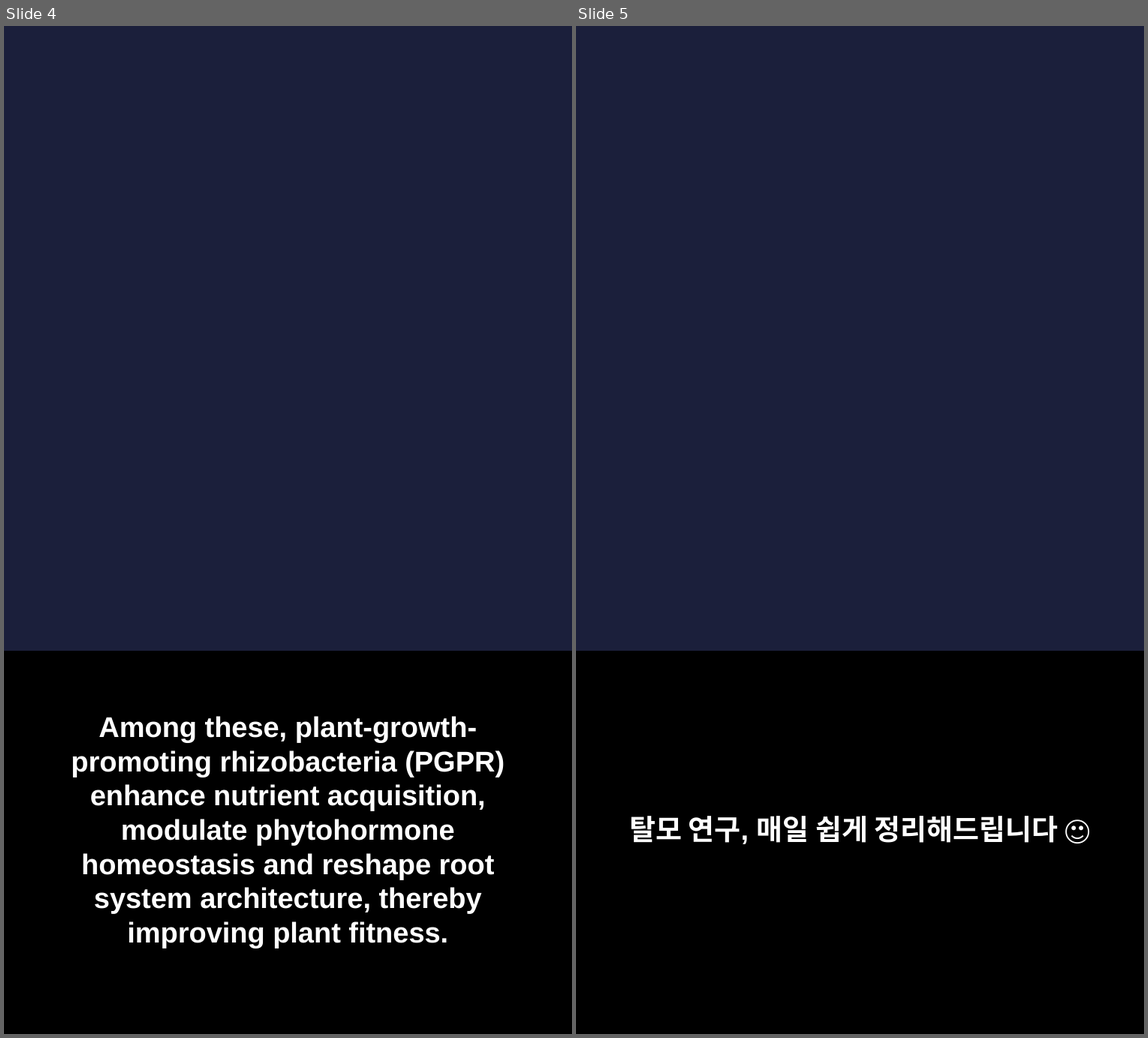
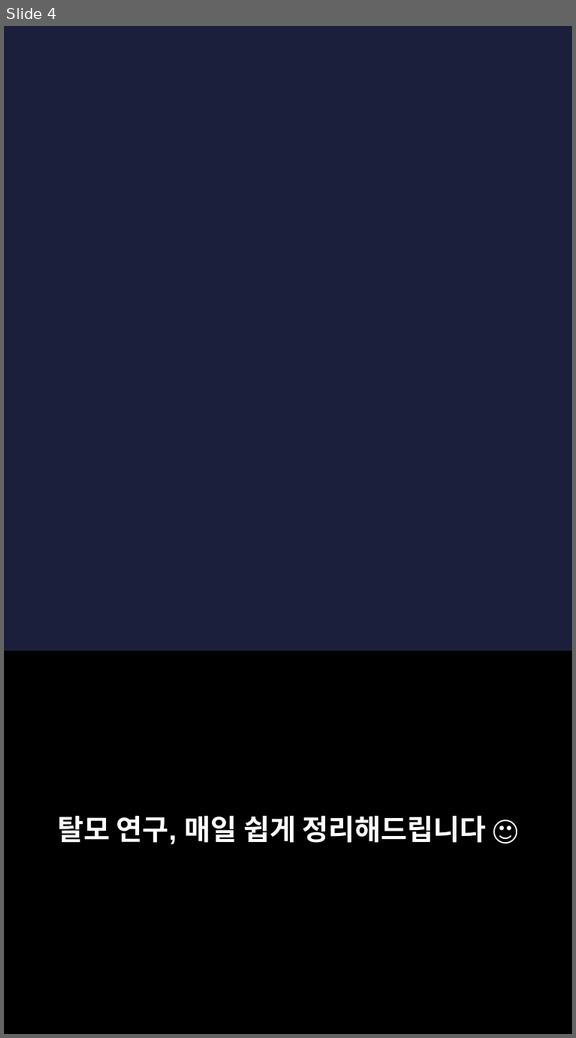
Before and after one commit to hyokang2010-BJ-ANTH/product-builder-test, a slide deck: data/2026-09-13/slides.pptx. Shown side by side, each under a label of ours: slides 4 and 5 before the commit, slide 4 after it. The pictures are 1148x1038 and 576x1038 pixels, drawn with LibreOffice and Linux fonts; fonts in the diff are those of the drawing; background and template pictures are left out. Boxes give left, top, right and bottom in pixels: in the first picture for what was removed or moved away, otherwise in the second. Text is boxed around its words. In the diff, an @@ line names an element or a change of style, - is before the commit and + after.

```diff
--- a/data/2026-09-13/slides.pptx
+++ b/data/2026-09-13/slides.pptx
@@ slide 4 removed at bbox=[4, 26, 572, 1034], background picture (left out) @@
@@ rectangle removed at bbox=[4, 652, 572, 1034] @@
@@ text removed at bbox=[71, 716, 504, 948] @@
-Among these, plant-growth-promoting rhizobacteria (PGPR) enhance nutrient acquisition, modulate phytohormone homeostasis and reshape root system architecture, thereby improving plant fitness.
@@ what was slide 5 is now slide 4 @@
```
Also in this commit, not shown: 3 slides changed, 2 slides added, 4 other slides removed, 23 other files.
